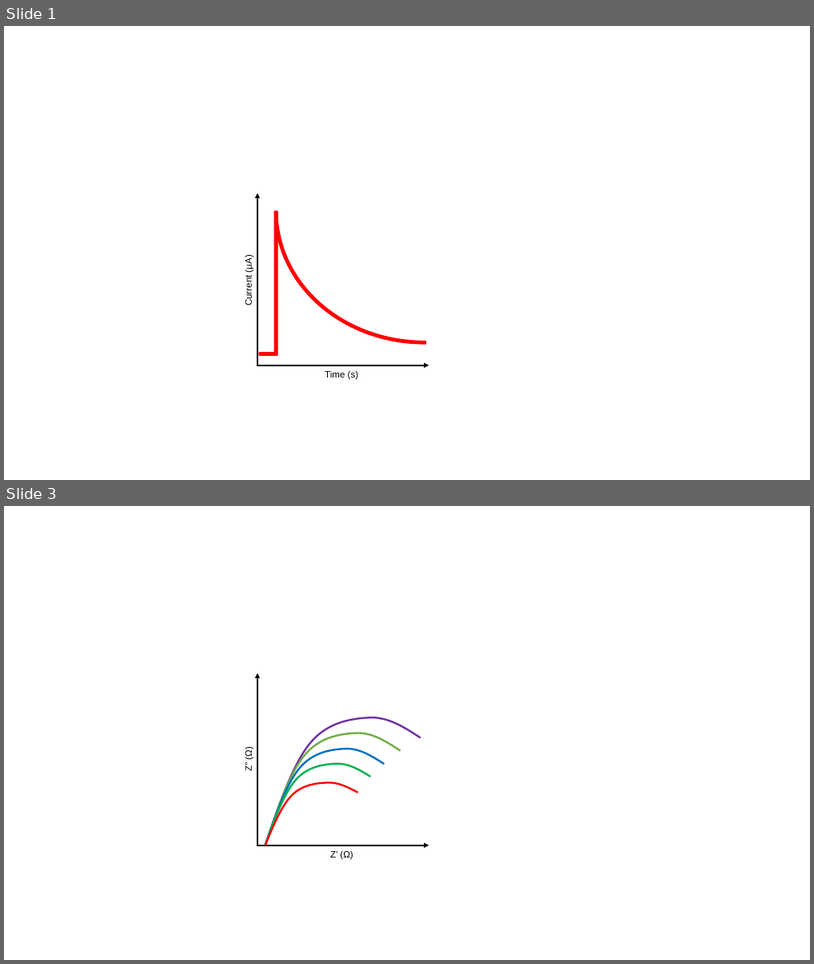
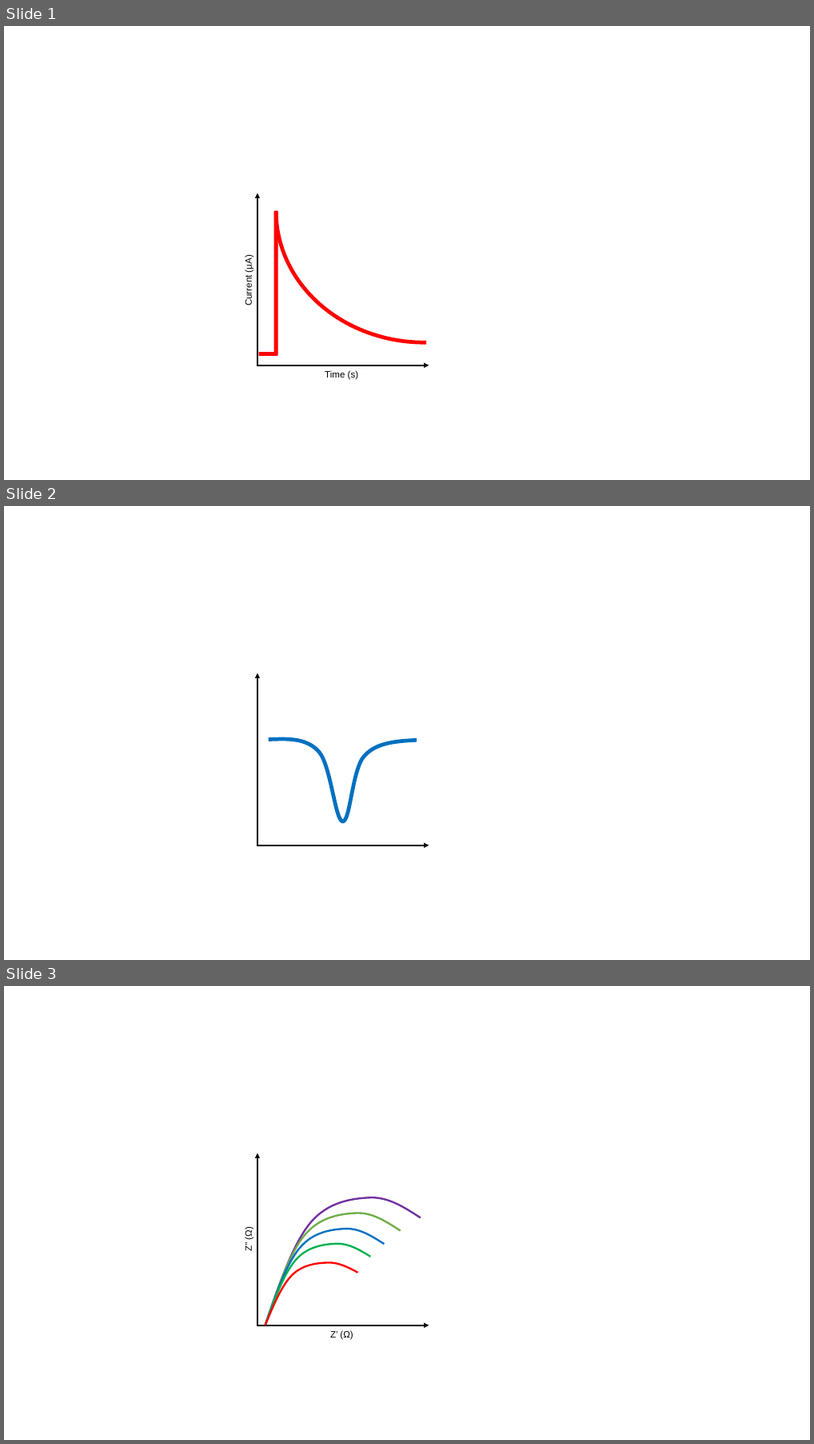
Before and after one commit to simonstrachan/phd-blender, a slide deck: Electrochemical/graph_temp.pptx. Shown one above the other, each under a label of ours: slides 1 and 3 before the commit, slides 1, 2 and 3 after it; the slides between them are not shown. The pictures are 814x964 and 814x1444 pixels, drawn with LibreOffice and Linux fonts; fonts in the diff are those of the drawing. Boxes give left, top, right and bottom in pixels: in the first picture for what was removed or moved away, otherwise in the second. Text is boxed around its words. In the diff, an @@ line names an element or a change of style, - is before the commit and + after.

```diff
--- a/Electrochemical/graph_temp.pptx
+++ b/Electrochemical/graph_temp.pptx
@@ slide 2 added at box(4, 506, 810, 960), background #FFFFFF @@
@@ arrow added from (258, 845) to (258, 673), #000000 1.5 pt @@
@@ freeform shape added at box(269, 739, 417, 821), outline #0070C0 4.5 pt @@
@@ arrow added from (257, 845) to (430, 845), #000000 1.5 pt @@
```
Also in this commit, not shown: 1 other slide added, 1 slide removed, 34 other files.
